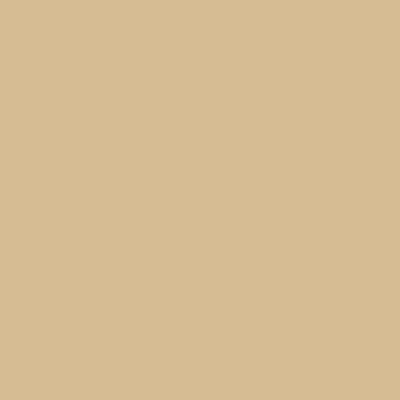
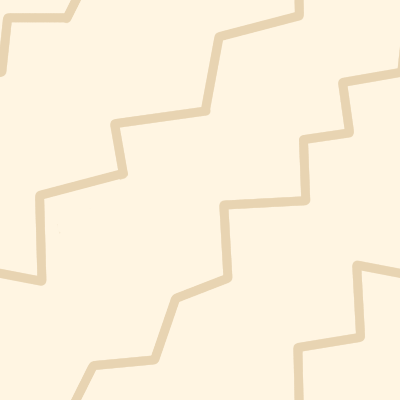
Revision of a layered 400x400 image; what changed, layer by layer:
added group "FullPatterns" with 4 layers above "BasePatterns" over (x1=0, y1=0, x2=400, y2=400)
added group "LightHarshLineBG" with 3 layers in group "FullPatterns" over (x1=0, y1=0, x2=400, y2=400)
added layer "Ebene 2" in group "LightHarshLineBG" over (x1=0, y1=0, x2=400, y2=400)
added layer "zigZagLines" (1st of 2, in "FullPatterns" › "LightHarshLineBG") in group "LightHarshLineBG" over (x1=0, y1=0, x2=400, y2=400)
moved "Ebene 1" into group "LightHarshLineBG", painted on it over (x1=0, y1=0, x2=400, y2=400)
hid "Rechteck 2" over (x1=0, y1=0, x2=400, y2=400)
